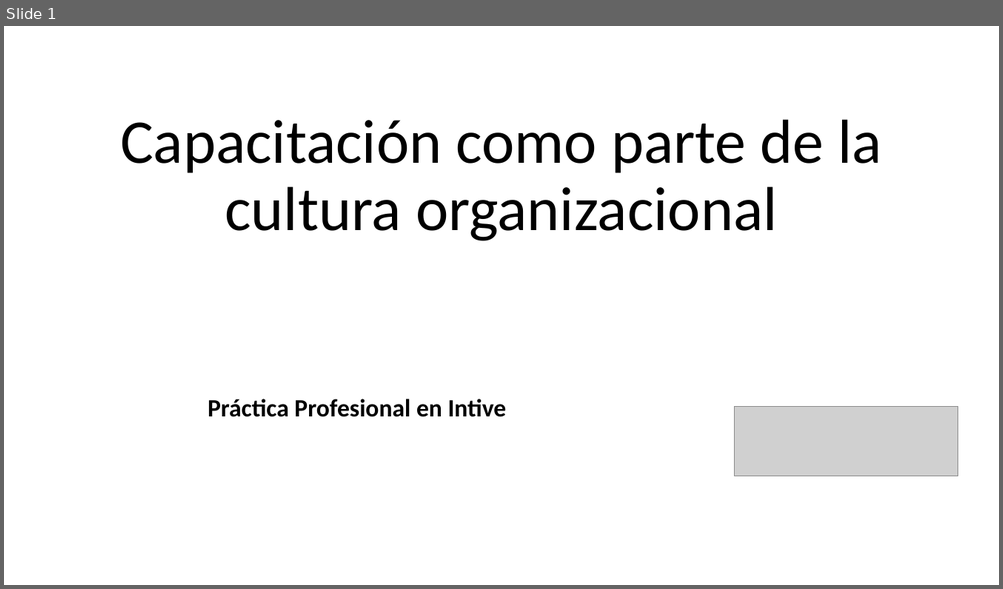
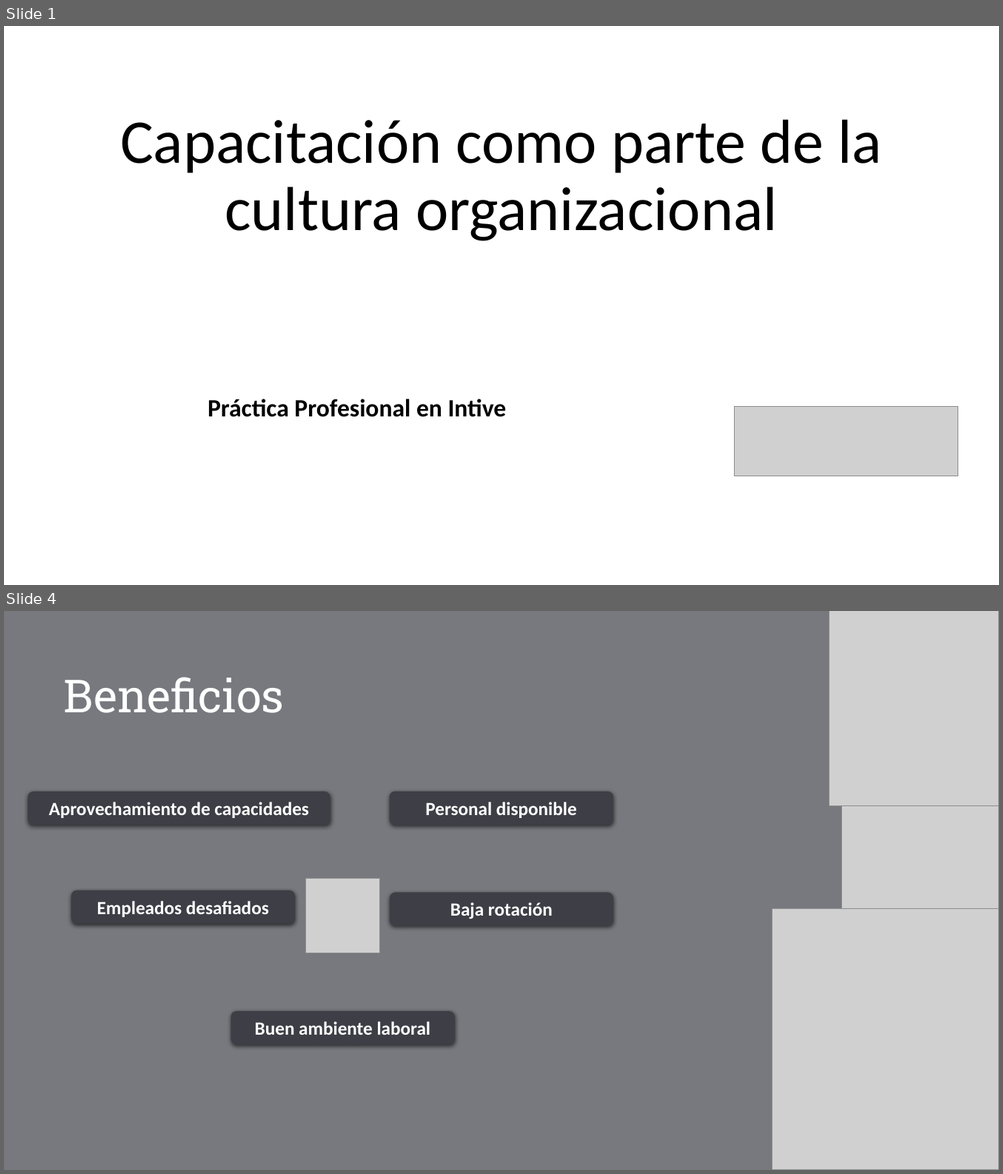
Before and after one commit to nestorpastor/nestor.github.io, a slide deck: Presentation.pptx. Shown one above the other, each under a label of ours: slide 1 before the commit, slides 1 and 4 after it; the slides between them are not shown. The pictures are 1003x589 and 1003x1174 pixels, drawn with LibreOffice and Linux fonts; fonts in the diff are those of the drawing; grey boxes stand for pictures; background and template pictures are left out. Boxes give left, top, right and bottom in pixels: in the first picture for what was removed or moved away, otherwise in the second. Text is boxed around its words. In the diff, an @@ line names an element or a change of style, - is before the commit and + after.

Commit message:
presentation

```diff
--- a/Presentation.pptx
+++ b/Presentation.pptx
@@ slide 4 added at box(4, 611, 999, 1170), background #78797E @@
@@ picture added at box(829, 611, 999, 806) @@
@@ title added at box(64, 677, 284, 713), 44 pt, text #FFFFFF @@
+Beneficios
@@ rounded rectangle added at box(28, 792, 330, 825), fill #3E3E46, 18 pt, text #FFFFFF, bold @@
+Aprovechamiento de capacidades
@@ rounded rectangle added at box(389, 792, 613, 825), fill #3E3E46, 18 pt, text #FFFFFF, bold @@
+Personal disponible
@@ picture added at box(842, 806, 999, 987) @@
@@ rounded rectangle added at box(71, 891, 295, 924), fill #3E3E46, 18 pt, text #FFFFFF, bold @@
+Empleados desafiados
@@ picture added at box(305, 879, 380, 954) @@
@@ rounded rectangle added at box(390, 892, 614, 925), fill #3E3E46, 18 pt, text #FFFFFF, bold @@
+Baja rotación
@@ picture added at box(771, 909, 999, 1170) @@
@@ rounded rectangle added at box(231, 1011, 455, 1045), fill #3E3E46, 18 pt, text #FFFFFF, bold @@
+Buen ambiente laboral
```
Also in this commit, not shown: 4 other slides added, 4 slides removed, 1 other file.
